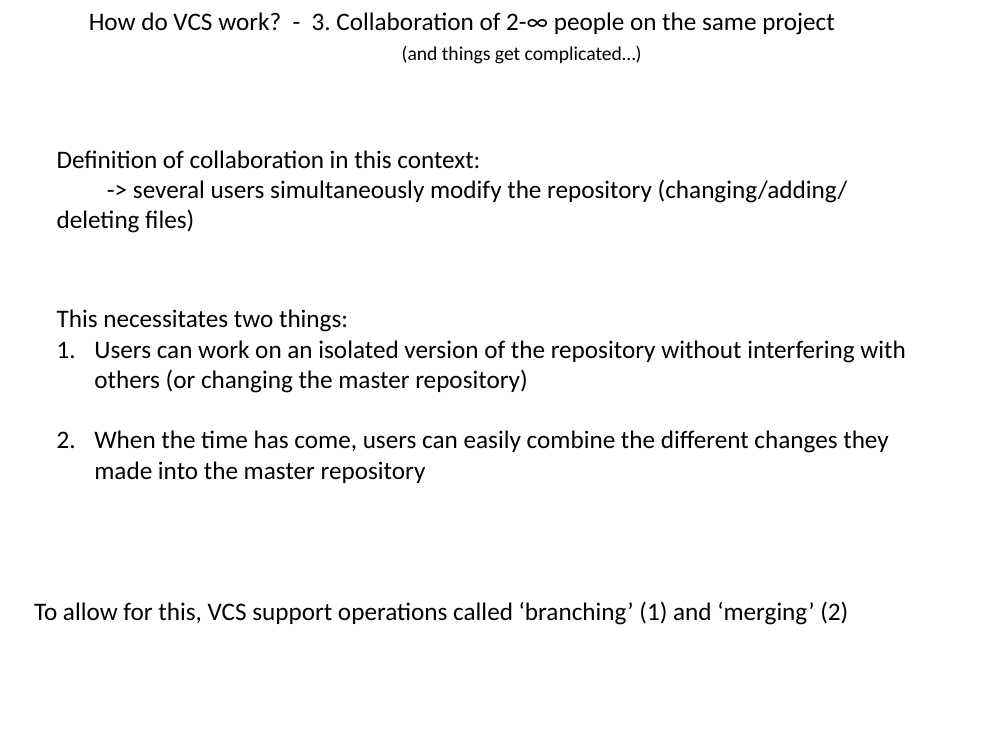
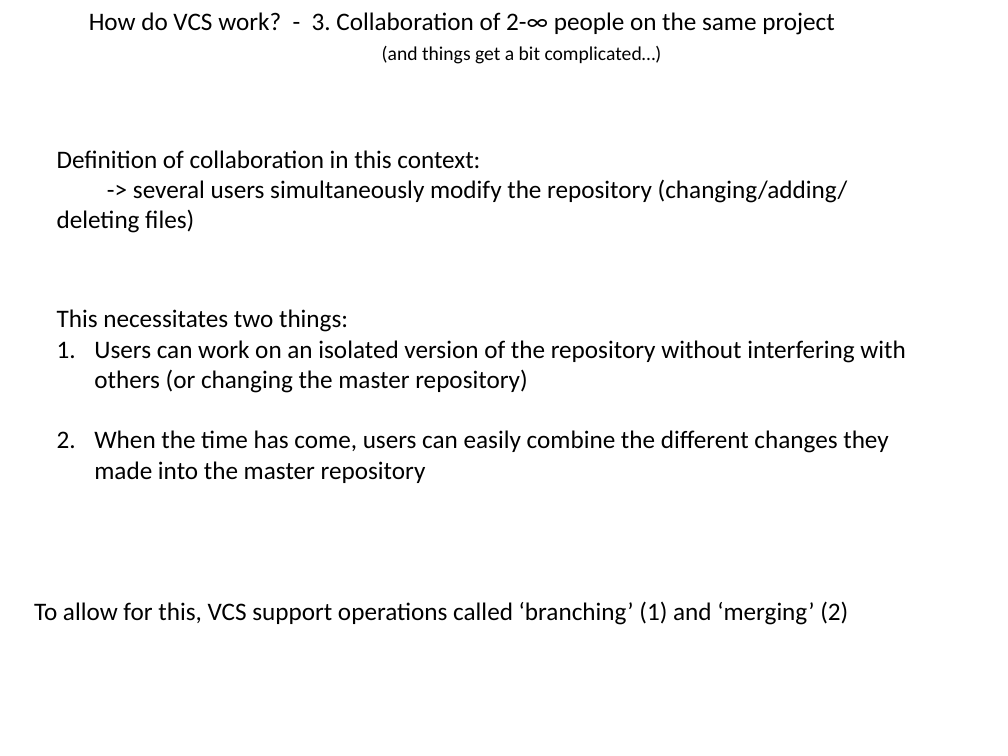
Before and after one commit to flosopher/gittalk, a slide deck: slide 7 of git_python_kurs.pptx (slide 6 before the commit). Drawn at 1008x756 pixels with LibreOffice and Linux fonts; fonts in the diff are those of the drawing. Boxes give left, top, right and bottom in pixels: in the first picture for what was removed or moved away, otherwise in the second. Text is boxed around its words. In the diff, an @@ line names an element or a change of style, - is before the commit and + after.

```diff
--- a/git_python_kurs.pptx
+++ b/git_python_kurs.pptx
@@ text at [382, 46, 662, 64]: text changed @@
-(and things get complicated…)
+(and things get a bit complicated…)
```
Also in this commit, not shown: 7 other slides changed, 7 slides added, 3 slides removed.
